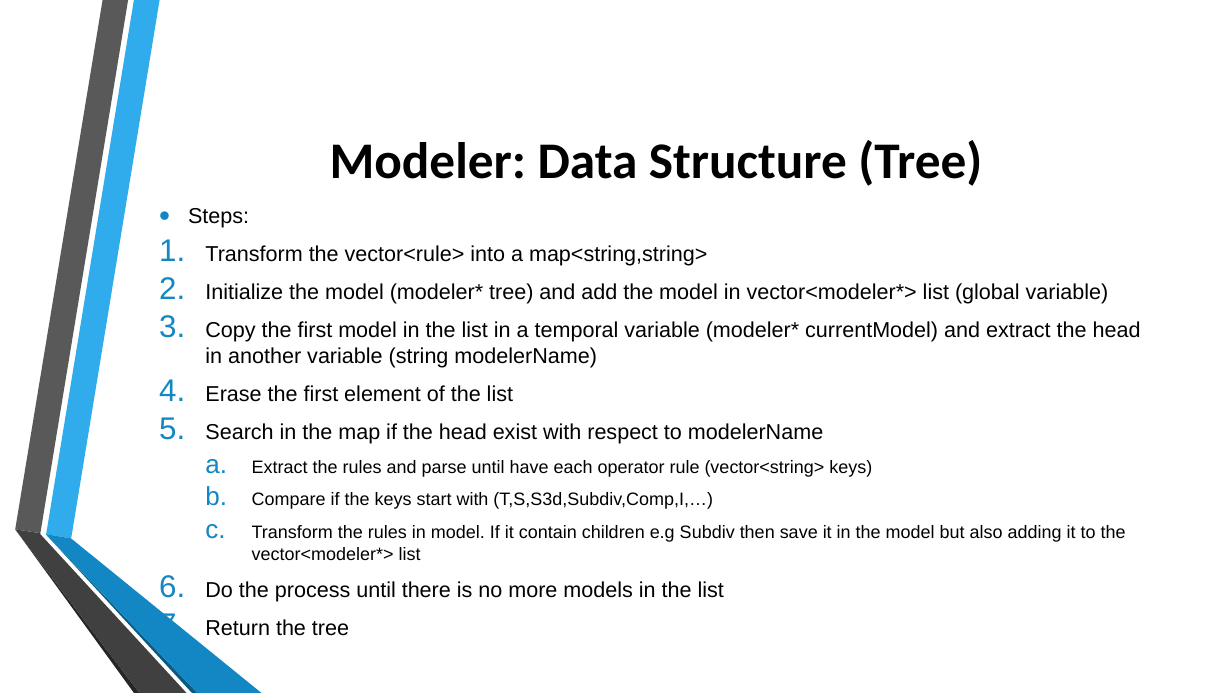
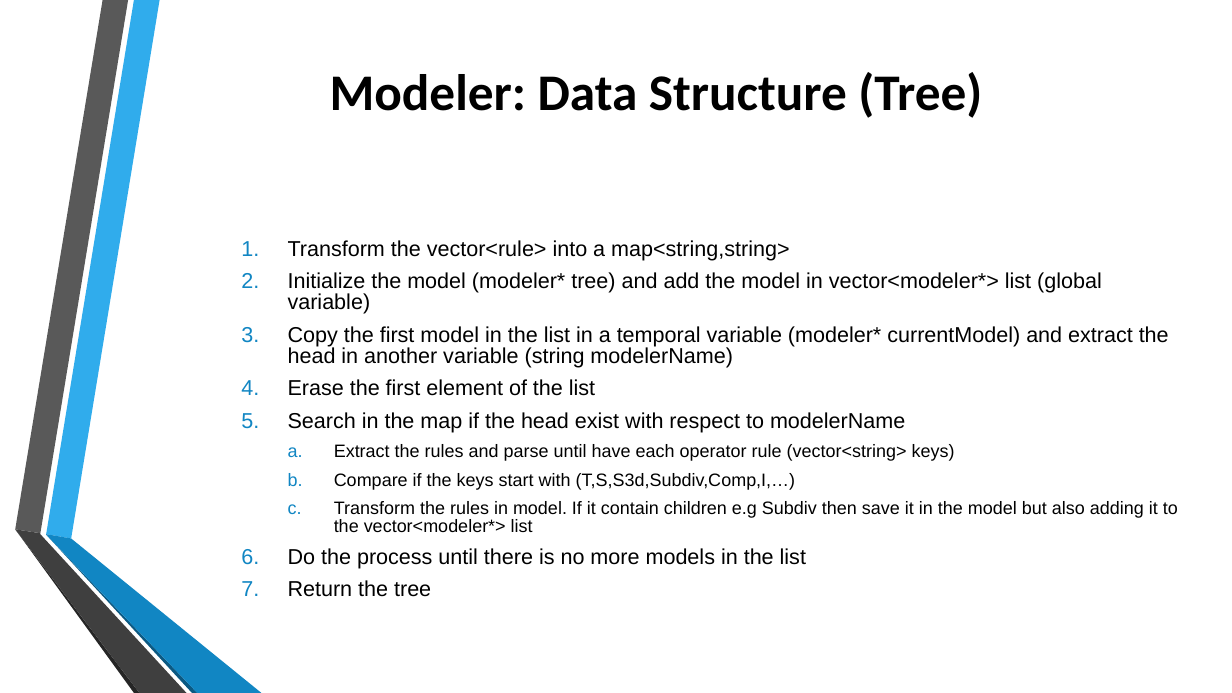
Before and after one commit to jtrillos/ProceduralModelingProject, a slide deck: slide 15 of Final Presentation.pptx (slide 8 before the commit). Drawn at 1232x693 pixels with LibreOffice and Linux fonts; fonts in the diff are those of the drawing; background and template pictures are left out. Boxes give left, top, right and bottom in pixels: in the first picture for what was removed or moved away, otherwise in the second. Text is boxed around its words. In the diff, an @@ line names an element or a change of style, - is before the commit and + after.

```diff
--- a/Final Presentation.pptx
+++ b/Final Presentation.pptx
@@ title "Modeler: Data Structure (Tree)": place and size @@
-title "Modeler: Data Structure (Tree)" at [330,140,982,186]
+title "Modeler: Data Structure (Tree)" at [330,72,982,118]
@@ text "Transform the vector<rule> into a ...": place and size @@
-text "Transform the vector<rule> into a ..." at [188,208,1141,636]
+text "Transform the vector<rule> into a ..." at [288,240,1178,597]
@@ text "Transform the vector<rule> into a ..." at [288,240,1178,597]: line spacing 1 to 0.8; bullet colour #1287C3 to #1186C3 @@
@@ text at [188,208,249,228]: paragraph removed @@
-• Steps:
@@ freeform shape at [15,530,186,693]: fill #404040 to #3F3F3F @@
@@ freeform shape at [46,535,198,693]: fill #0C5A82 to #0B5982 @@
@@ freeform shape at [46,534,262,693]: fill #1287C3 to #1186C3 @@
```
Also in this commit, not shown: 10 other slides changed, 9 slides added, 1 slide removed.
